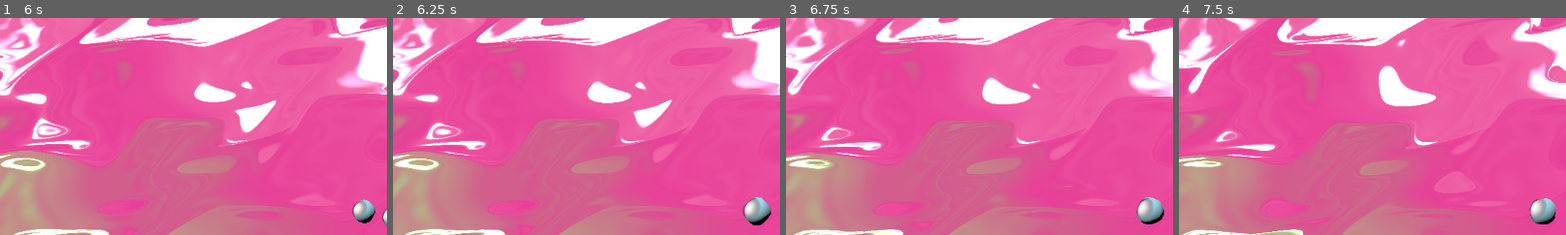
Above: before the commit, frames 1-4 (left to right).
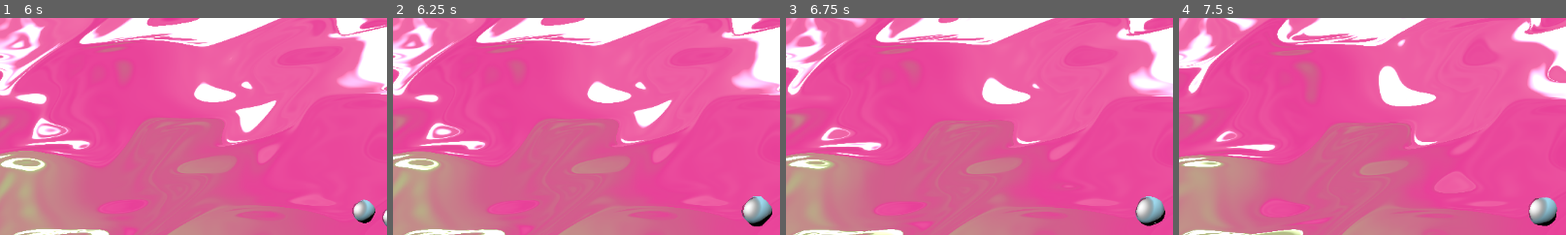
Above: after the commit, the same moments.

Repository: Ultimo-Momento-Responsable/GGJ2025
Game: Godot game, scene res://scenes/viewport.tscn
The game is run twice, just before and just after one commit, with the same random seed, the same clock (stepped at 60 frames per second) and the same inputs.
Inputs:
- Up to frame 1 (6 s): no input
- Up to frame 2 (6.25 s): no input
- Up to frame 3 (6.75 s): no input
- Up to frame 4 (7.5 s): no input
The pictures show only the part of the screen within x 43-92%, y 38-88%; the shares and areas given below are measured in that part.

Frame 1 is identical in both runs. In frame 2, 0.3% of the frame differs, in the area x 89-98%, y 82-97%; in frame 3, 0.3%, in the area x 90-98%, y 82-96%; in frame 4, 0.3%.

Commit message:
scale and max speed

Diff:
--- a/scripts/bubble.gd
+++ b/scripts/bubble.gd
@@ -35,7 +35,9 @@
 					_pop_bubble()
 				elif collider.is_in_group('boosters'):
 					collider.queue_free()
-					scale *= 1.2
+					scale += Vector3(0.3, 0.3, 0.3)
+					if (max_speed > 8):
+						max_speed -= 2
 				else:
 					_bounce(collision.get_normal())
 
